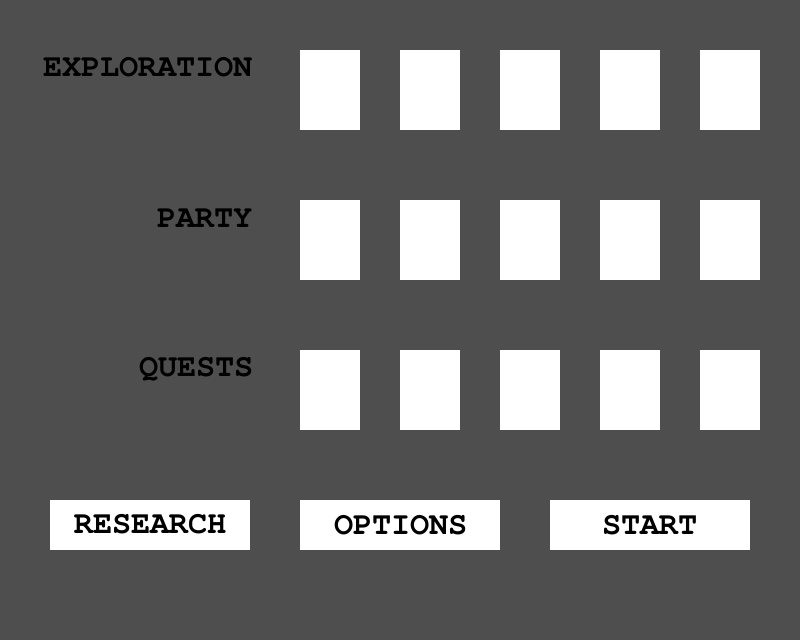
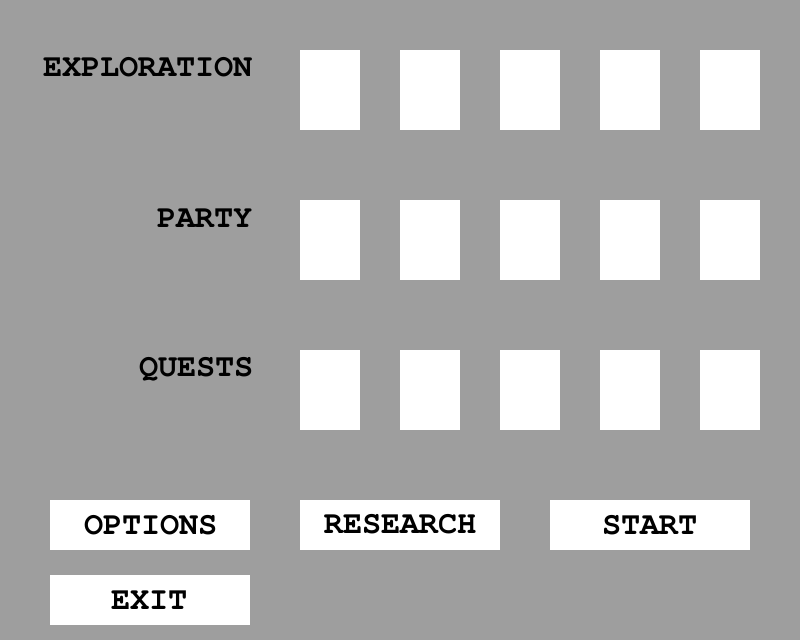
Comparing the layer stacks of the two 800 x 640 images. Changes:
renamed "Texto" to "Texto copy", painted on it over <box>43,56,696,609</box>
painted on "Botões" over <box>50,575,250,625</box>
painted on "Background" over <box>0,0,800,640</box>
